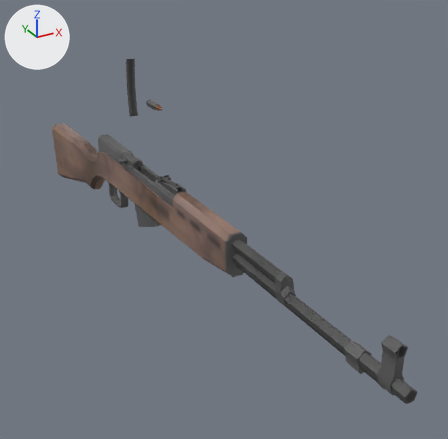
The FBX model Wroughtten/Assets/Models/Weapons/SKS.fbx: old version first, new version second.
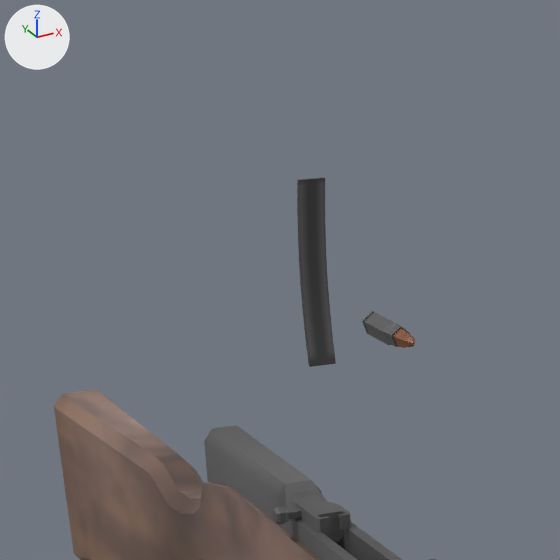
Each version is shown whole from a 50 mm lens placed at (-0.0598, -0.1486, 0.0516), pointed at (0.0144, -0.0137, -0.0159), then close up on the part from 8% to 46% of the width and 1% to 40% of the height. Every picture has the same lights, and +X, +Y and +Z are marked at upper left. Where no turn or scale is listed for an object, it has been applied to the vertices.

The first close-up shows 'Bolt', 'Bolt_Housing', 'Bullet', 'Casing', 'Main_Body', 'Stripper_Clip'.
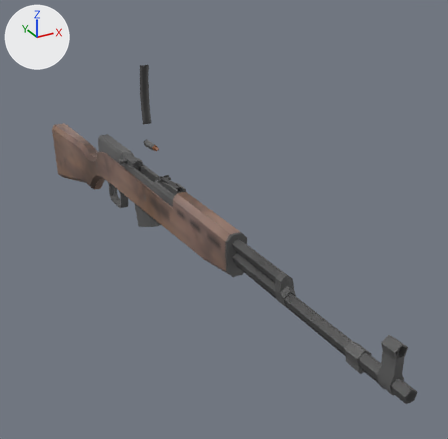
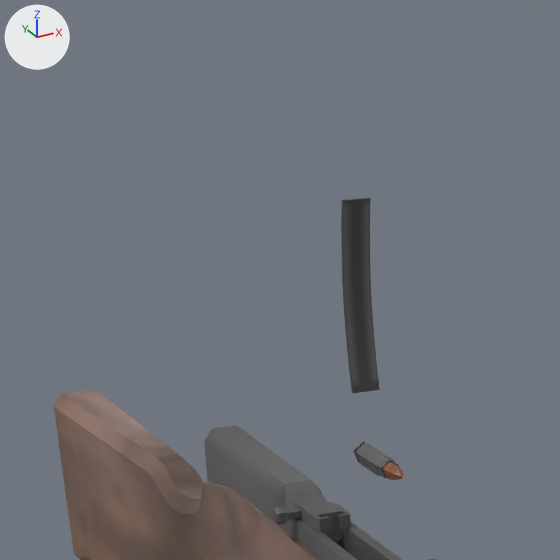
The newer file is also rescaled (x5.159), turned or shifted as a whole; pictures and numbers use the older file's frame.

Pixel boxes (x1, y1, x2, y2) of what changed, in the close-ups (560 x 560 px):
```json
{"object": "Stripper_Clip", "change": "moved, rescaled", "before": [297, 177, 336, 367], "after": [341, 198, 380, 393]}
{"object": "Casing", "change": "mesh rescaled", "before": [362, 311, 410, 347], "after": [353, 441, 399, 478]}
{"object": "Bullet", "change": "mesh rescaled", "before": [393, 329, 415, 348], "after": [382, 462, 403, 480]}
```

The change, as JSON lines over the scene's bpy script:
```json
{"block": "me_mesh_002", "where": "me_mesh_002.from_pydata(...)  # 27 vertices, 30 faces; spans x -0.00067..0.00067, y -0.00158..0.00158, z -0.00063..0.00063"}
{"block": "me_mesh_002", "where": "# used by ob_bullet; location = (0.0, -0.00628, 0.01477)"}
{"block": "me_mesh_002", "change": "me_mesh_002 part 2: the whole mesh is scaled about its middle by 0.986, then moved by (-0.00022, 0.00294, -0.01126)"}
{"block": "me_mesh_001", "where": "me_mesh_001.from_pydata(...)  # 42 vertices, 45 faces; spans x -0.00092..0.00092, y -0.0028..0.0028, z -0.00087..0.00087"}
{"block": "me_mesh_001", "where": "# used by ob_casing; location = (0.0, -0.00275, 0.0148)"}
{"block": "me_mesh_001", "change": "me_mesh_001 part 1: the whole mesh is scaled about its middle by 0.986, then moved by (-0.00022, 0.00289, -0.01126)"}
{"op": "set", "path": "ob_stripper_clip.location", "old": "(0.0, 0.01231, 0.01644)", "new": "(-0.00022, 0.00215, 0.01646)"}
{"op": "set", "path": "ob_stripper_clip.scale", "old": "(0.01, 0.01, 0.01)", "new": "(0.00986, 0.00986, 0.00986)"}
```
